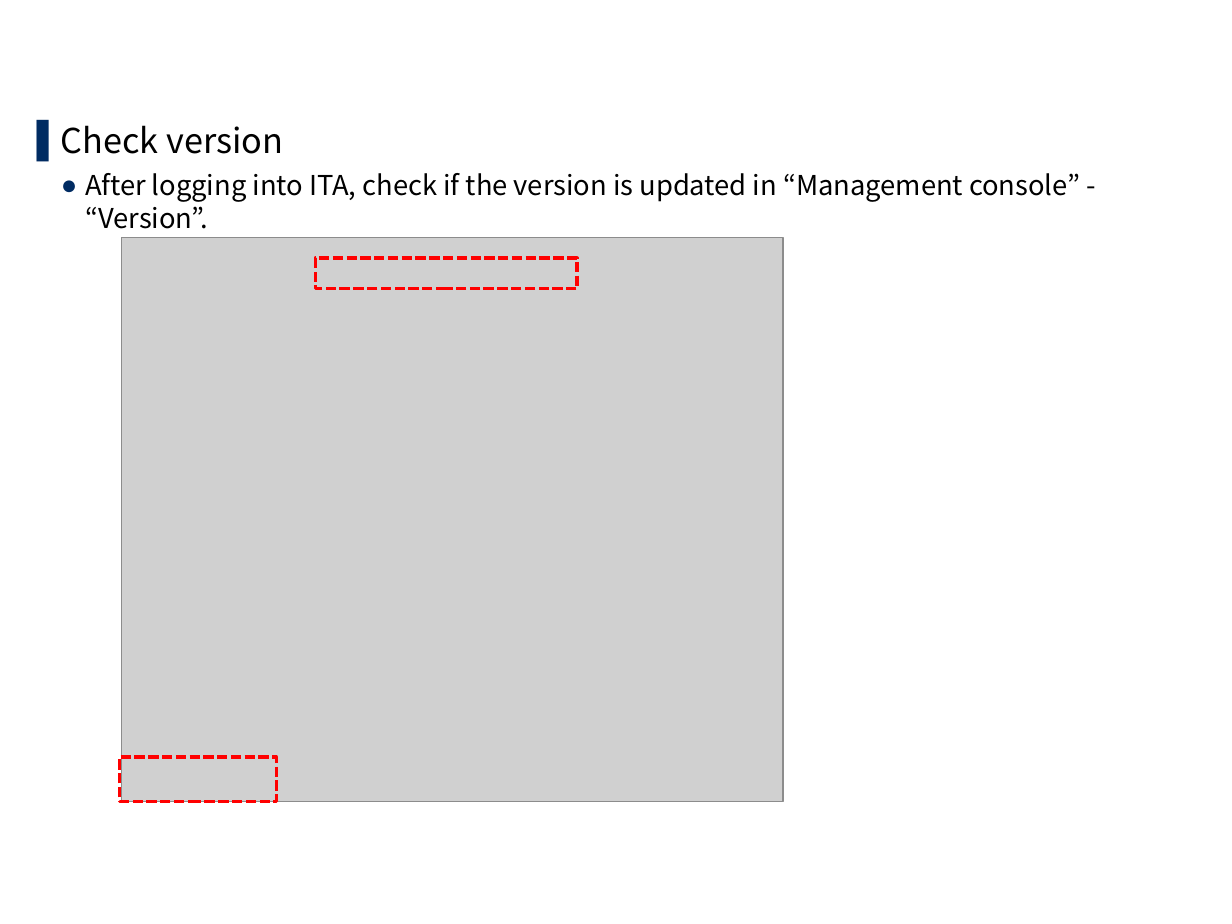
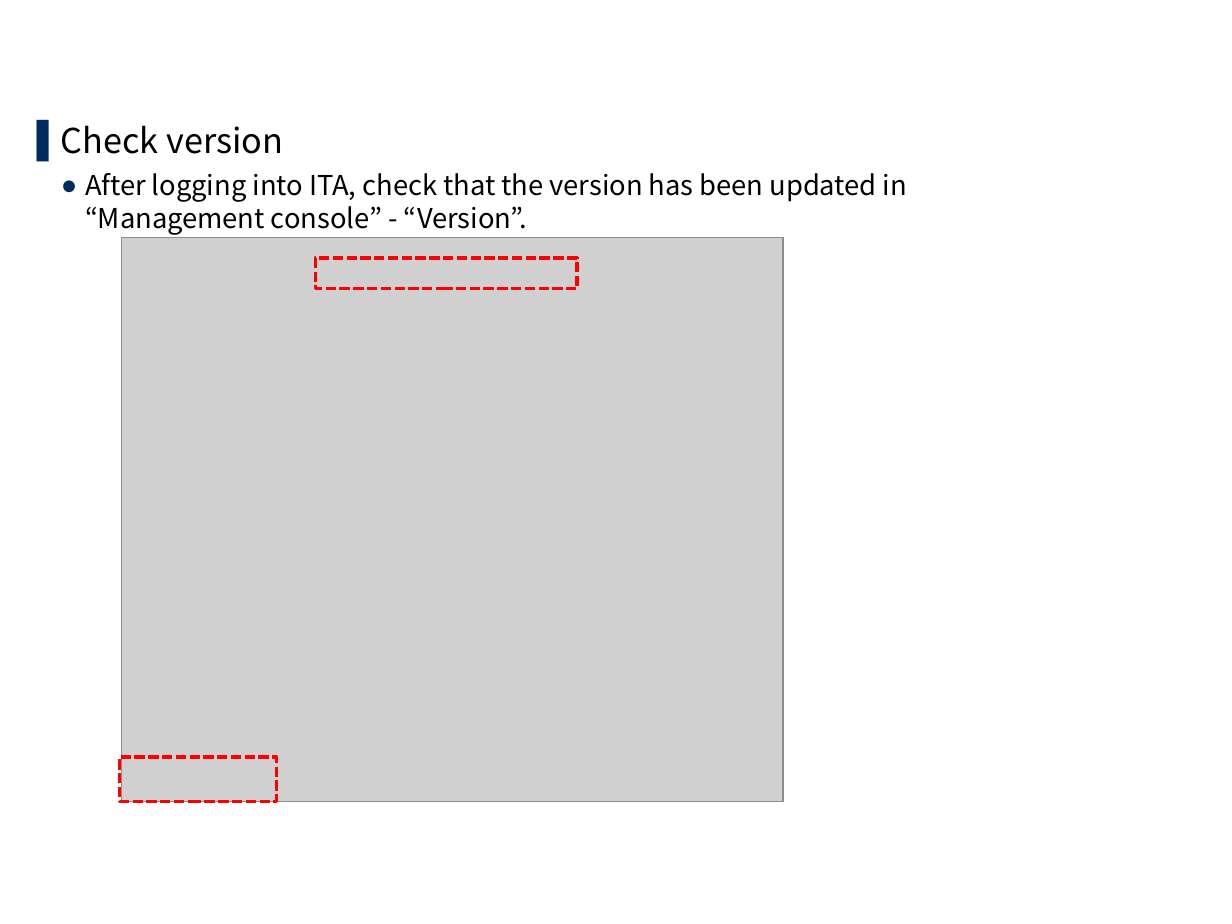
Before and after one commit to exastro-suite/it-automation-docs, a slide deck: slide 18 of asset/Learn/ITA-version-up_en.pptx (slide 17 before the commit). Drawn at 1232x924 pixels with LibreOffice and Linux fonts; fonts in the diff are those of the drawing; grey boxes stand for pictures; background and template pictures are left out. Boxes give left, top, right and bottom in pixels: in the first picture for what was removed or moved away, otherwise in the second. Text is boxed around its words. In the diff, an @@ line names an element or a change of style, - is before the commit and + after.

```diff
--- a/asset/Learn/ITA-version-up_en.pptx
+++ b/asset/Learn/ITA-version-up_en.pptx
@@ text at box(85, 173, 907, 235): text changed @@
-  ● After logging into ITA, check if the version is updated in “Management console” - “Version”.
+  ● After logging into ITA, check that the version has been updated in
+    “Management console” - “Version”.
```
Also in this commit, not shown: 9 other slides changed, 2 slides added, 16 other files.
